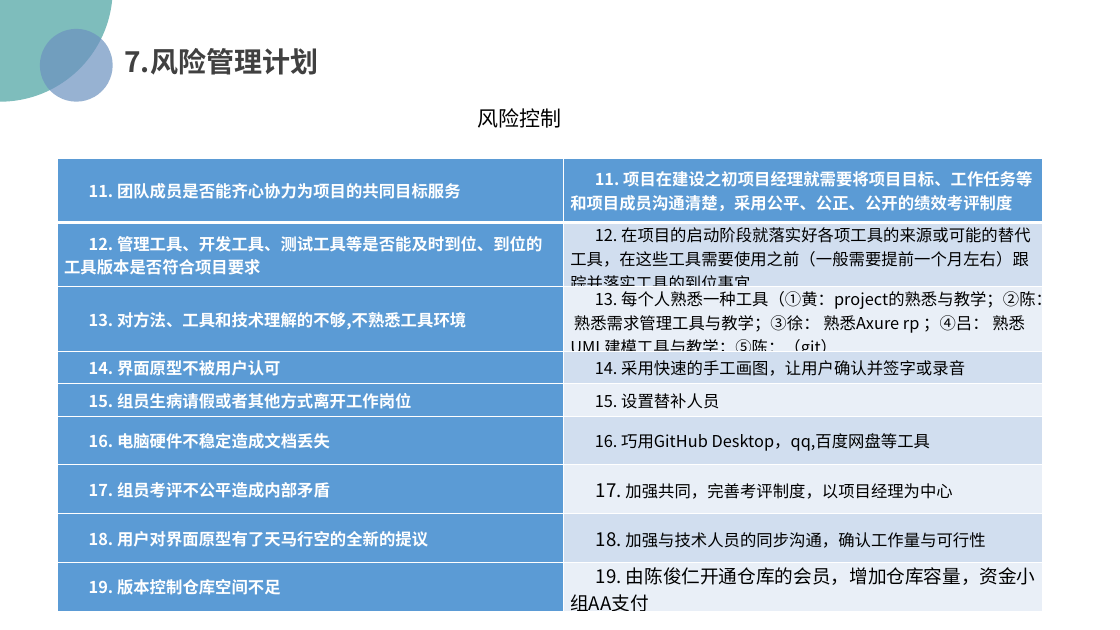
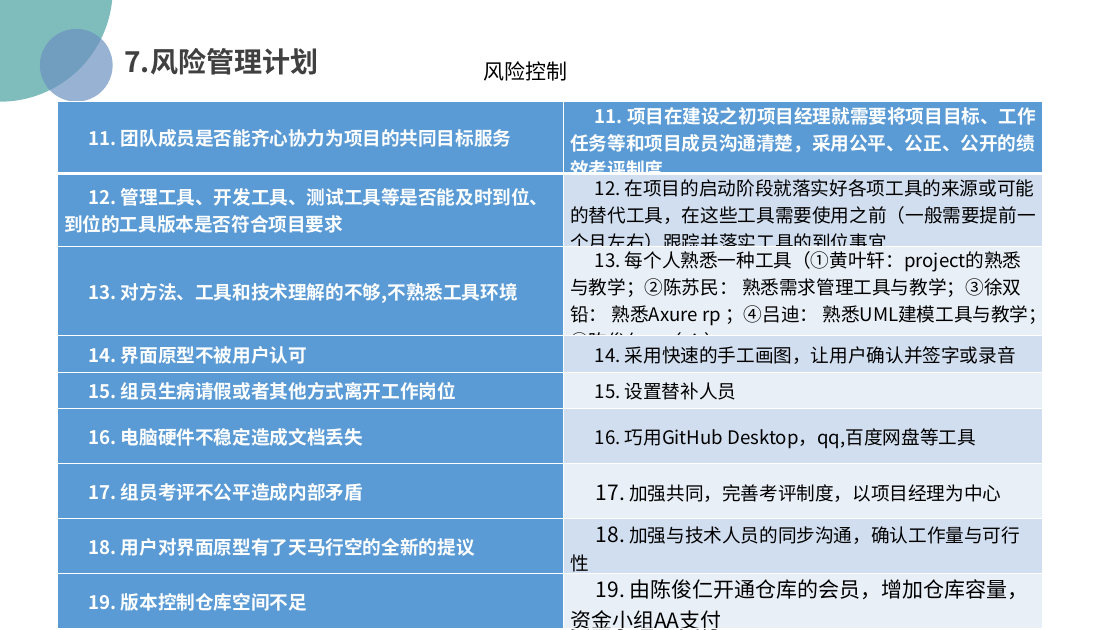
Before and after one commit to PRD2018/PRD2018-G15, a slide deck: slide 49 of 受控文档/01-需求工程项目计划/[PRD-15]需求工程项目计划.pptx. Drawn at 1120x630 pixels with LibreOffice and Linux fonts; fonts in the diff are those of the drawing; background and template pictures are left out. Boxes give left, top, right and bottom in pixels: in the first picture for what was removed or moved away, otherwise in the second. Text is boxed around its words. In the diff, an @@ line names an element or a change of style, - is before the commit and + after.

Commit message:
2018-11-2
更新 需求工程项目计划PPT

```diff
--- a/受控文档/01-需求工程项目计划/[PRD-15]需求工程项目计划.pptx
+++ b/受控文档/01-需求工程项目计划/[PRD-15]需求工程项目计划.pptx
@@ text "风险控制": place and size @@
-text "风险控制" at [478, 108, 562, 128]
+text "风险控制" at [483, 61, 567, 81]
@@ table at [58, 102, 1044, 630] @@
-row 3, column 2: 13. 每个人熟悉一种工具（①黄：project的熟悉与教学；②陈： 熟悉需求管理工具与教学；③徐： 熟悉Axure rp ；④吕： 熟悉UML建模工具与教学；⑤陈：（git）
+row 3, column 2: 13. 每个人熟悉一种工具（①黄叶轩：project的熟悉与教学；②陈苏民： 熟悉需求管理工具与教学；③徐双铅： 熟悉Axure rp ；④吕迪： 熟悉UML建模工具与教学；⑤陈俊仁：（git）
@@ size 14 to 16 pt in "11. 团队成员是否能齐心协力为项目的共同目标服务", "11. 项目在建设之初项目经理就需要将项目目标、工作任务等和项目成员沟通清楚，采用公平、公正、公开的绩效考评制度", "12. 管理工具、开发工具、测试工具等是否能及时到位、到位的工具版本是否符合项目要求", "12. 在项目的启动阶段就落实好各项工具的来源或可能的替代工具，在这些工具需要使用之前（一般需要提前一个月左右）跟踪并落 ..." and 12 more places @@
@@ size 16 to 18 pt in "17.", "18.", "19. 由陈俊仁开通仓库的会员，增加仓库容量，资金小组AA支付" @@
@@ table: place and size @@
-table at [58, 159, 1044, 615]
+table at [58, 102, 1044, 630]
```
Also in this commit, not shown: 40 other slides changed, 5 slides added, 4 slides removed.
